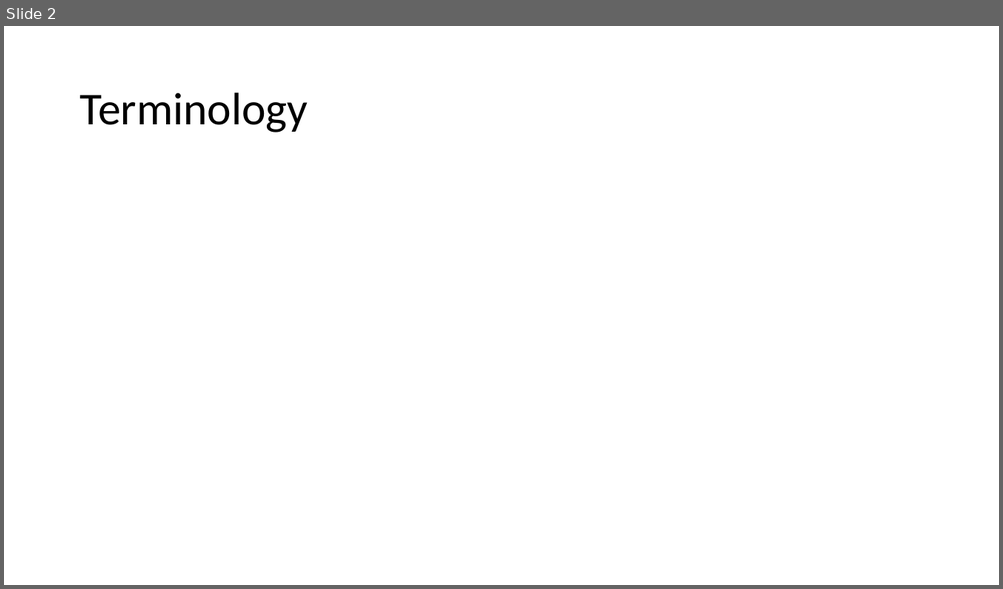
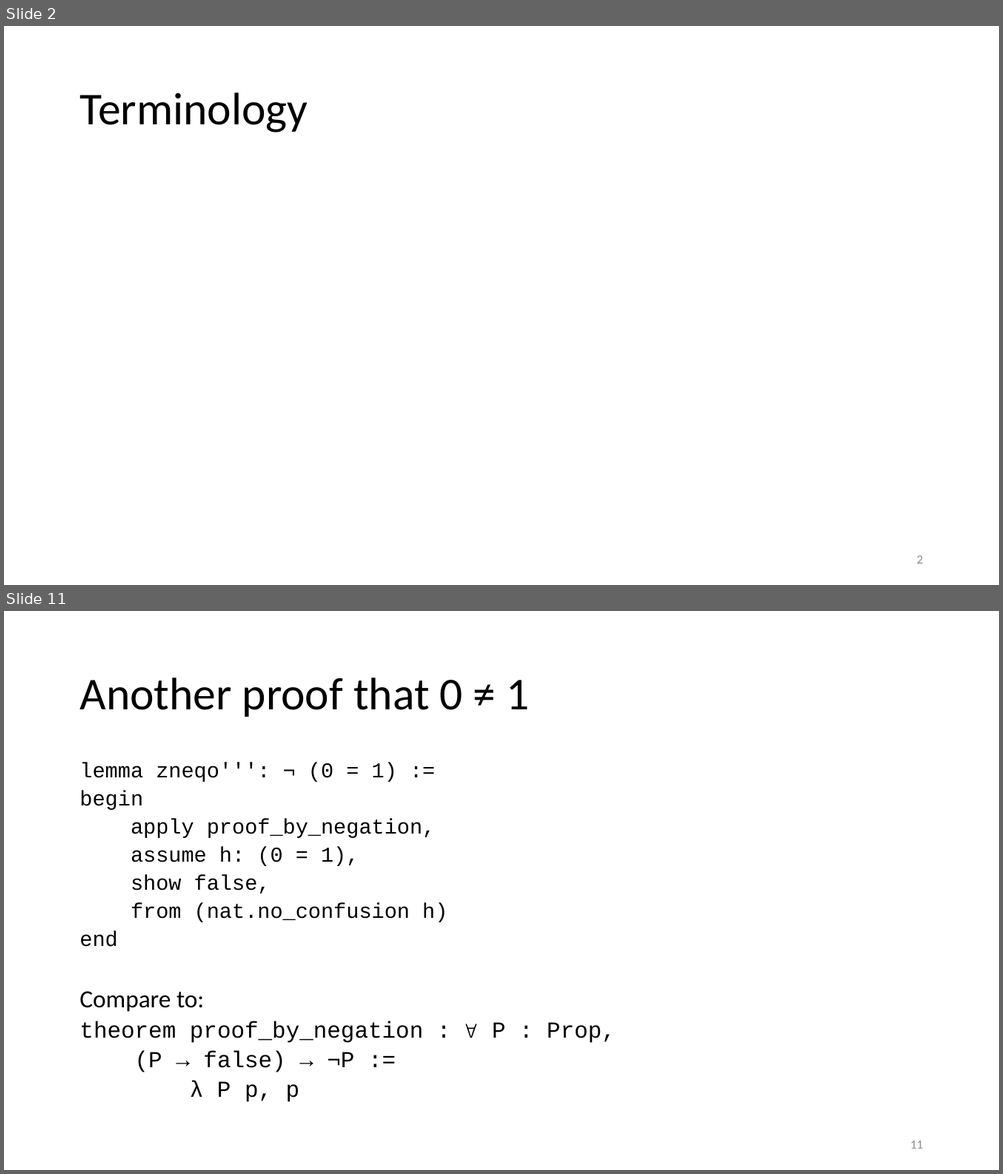
Before and after one commit to kevinsullivan/cs-dm, a slide deck: 06_Negation/Negation.pptx. Shown one above the other, each under a label of ours: slide 2 before the commit, slides 2 and 11 after it; the slides between them are not shown. The pictures are 1003x589 and 1003x1174 pixels, drawn with LibreOffice and Linux fonts; fonts in the diff are those of the drawing; grey boxes stand for pictures. Boxes give left, top, right and bottom in pixels: in the first picture for what was removed or moved away, otherwise in the second. Text is boxed around its words. In the diff, an @@ line names an element or a change of style, - is before the commit and + after.

```diff
--- a/06_Negation/Negation.pptx
+++ b/06_Negation/Negation.pptx
@@ slide 11 added at (4, 611, 999, 1170), background #FFFFFF @@
@@ title added at (79, 678, 529, 717), 44 pt, text #000000 @@
+Another proof that 0 ≠ 1
@@ text added at (79, 763, 615, 1102), 20.4 pt, text #000000 @@
+lemma zneqo''': ¬ (0 = 1) :=
+begin
+apply proof_by_negation,
+assume h: (0 = 1),
+show false,
+from (nat.no_confusion h)
+end
+Compare to:
+theorem proof_by_negation : ∀ P : Prop,
+(P → false) → ¬P :=
+λ P p, p
@@ page number added at (910, 1141, 922, 1149), 12 pt, text #8C8C8C @@
+11
@@ slide 2 changed as well @@
@@ page number added at (916, 556, 922, 564), 12 pt, text #8C8C8C @@
+2
```
Also in this commit, not shown: 10 other slides changed, 17 other slides added, 1 other file.
